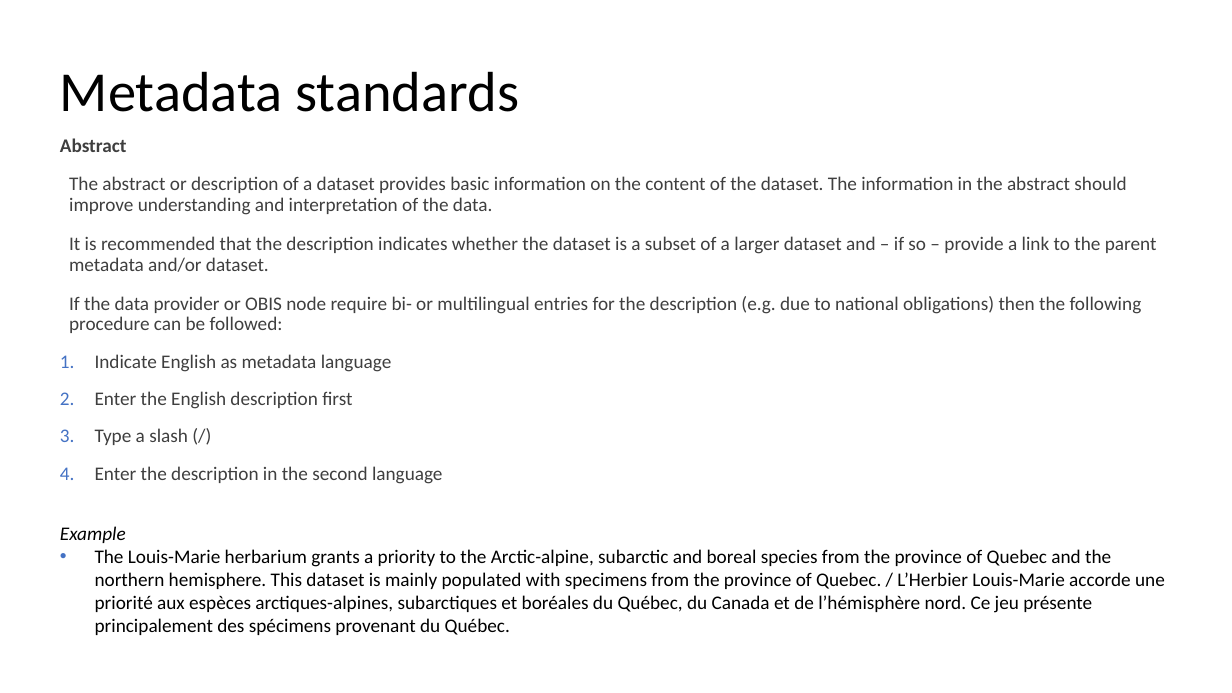
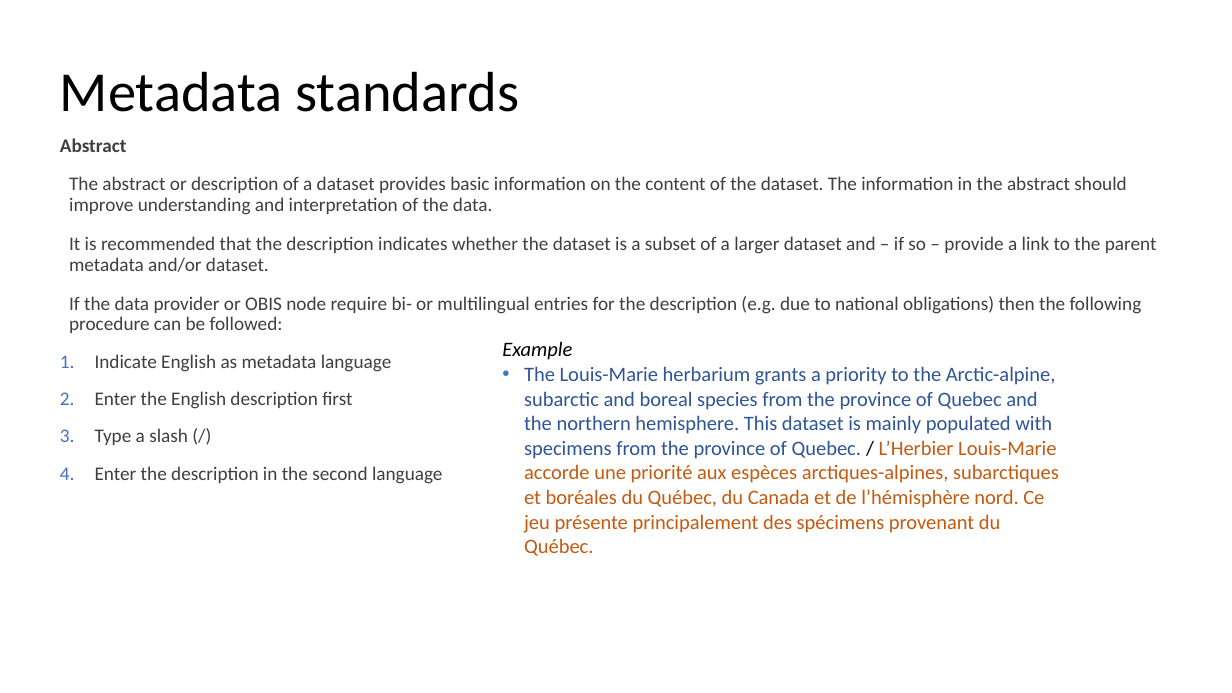
Before and after one commit to ocean-tracking-network/obis-workshop, a slide deck: slide 5 of 04 -EML standards.pptx. Drawn at 1232x693 pixels with LibreOffice and Linux fonts; fonts in the diff are those of the drawing; background and template pictures are left out. Boxes give left, top, right and bottom in pixels: in the first picture for what was removed or moved away, otherwise in the second. Text is boxed around its words. In the diff, an @@ line names an element or a change of style, - is before the commit and + after.

```diff
--- a/04 -EML standards.pptx
+++ b/04 -EML standards.pptx
@@ text added at bbox=[502, 341, 1059, 556], 16 pt, text #2F5597 @@
+Example
+• The Louis-Marie herbarium grants a priority to the Arctic-alpine, subarctic and boreal species from the province of Quebec and the northern hemisphere. This dataset is mainly populated with specimens from the province of Quebec. / L’Herbier Louis-Marie accorde une priorité aux espèces arctiques-alpines, subarctiques et boréales du Québec, du Canada et de l’hémisphère nord. Ce jeu présente principalement des spécimens provenant du Québec.
@@ text at bbox=[60, 526, 1165, 635]: paragraphs removed @@
-Example
-• The Louis-Marie herbarium grants a priority to the Arctic-alpine, subarctic and boreal species from the province of Quebec and the northern hemisphere. This dataset is mainly populated with specimens from the province of Quebec. / L’Herbier Louis-Marie accorde une priorité aux espèces arctiques-alpines, subarctiques et boréales du Québec, du Canada et de l’hémisphère nord. Ce jeu présente principalement des spécimens provenant du Québec.
```
Also in this commit, not shown: 2 other slides changed.
